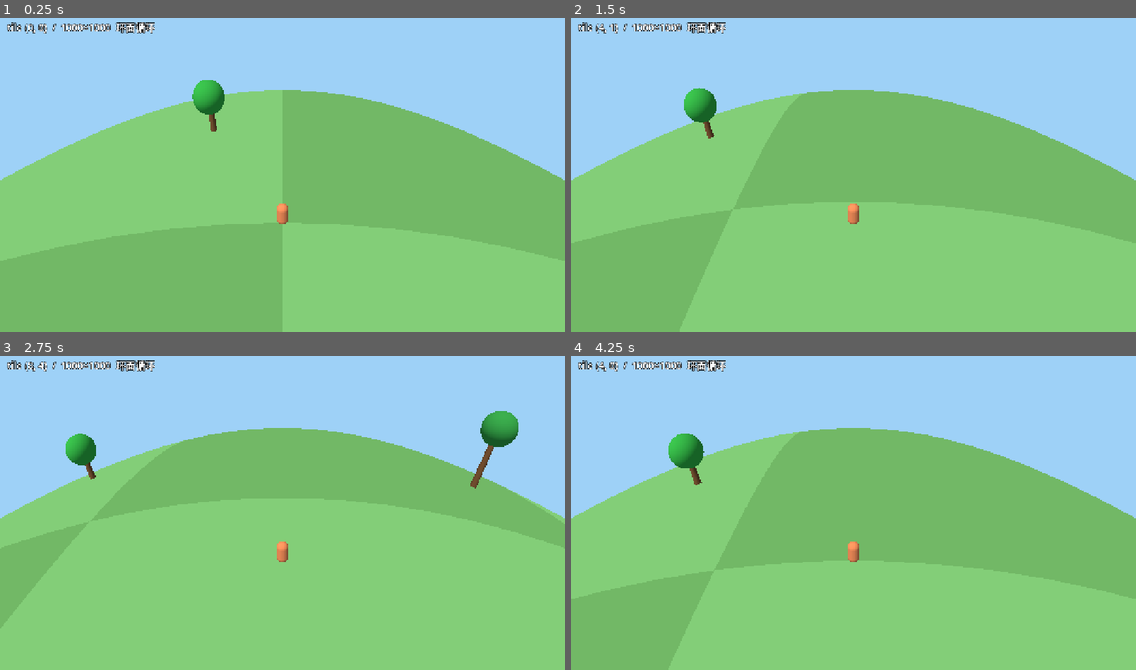
Above: before the commit, frames 1-4 (two rows, left to right).
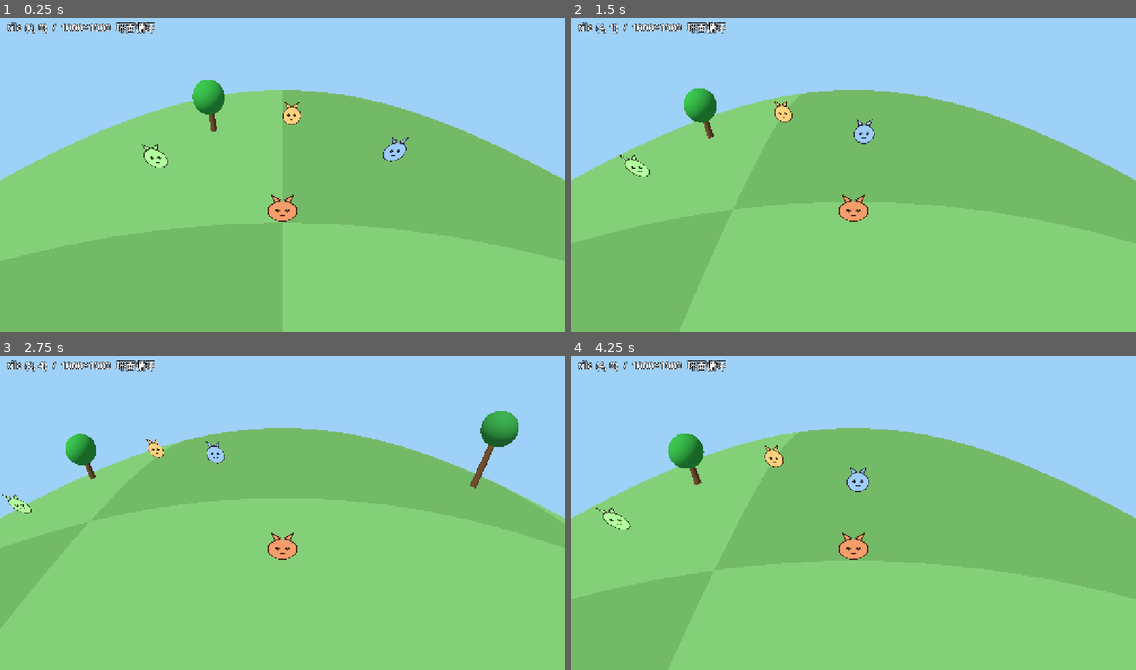
Above: after the commit, the same moments.

Repository: hoveychen/maliang
Game: Godot game, scene res://main.tscn
The game is run twice, just before and just after one commit, with the same random seed, the same clock (stepped at 60 frames per second) and the same inputs.
Inputs (mouse positions are in pixels of both pictures, inside the frame that each line leads up to):
- Up to frame 1 (0.25 s): no input
- Up to frame 2 (1.5 s): tap Enter at 0.5 s; move the mouse to (977, 156) at 0.52 s; hold Right (ui_right) 0.53-1.28 s; click (977, 156) at 0.67 s; move the mouse to (740, 187) at 1.27 s; hold Down (ui_down) from 1.28 s (still down); click (740, 187) at 1.42 s
- Up to frame 3 (2.75 s): move the mouse to (339, 440) at 2.02 s; release Down (ui_down) at 2.03 s; hold Right (ui_right) from 2.03 s (still down); click (339, 440) at 2.17 s
- Up to frame 4 (4.25 s): move the mouse to (825, 575) at 2.77 s; release Right (ui_right) at 2.78 s; hold Up (ui_up) 2.78-3.53 s; click (825, 575) at 2.92 s; move the mouse to (1023, 560) at 3.52 s; hold Left (ui_left) from 3.53 s (still down); click (1023, 560) at 3.67 s

The runs differ from the first frame. In frame 1, 0.9% of the frame differs, in the area x 25-73%, y 26-66%; in frame 2, 0.8%; in frame 3, 0.7%; in frame 4, 0.9%.

Commit message:
feat(demo): P5 HD-2D paper characters + tap-to-interact with ear icon

Diff:
--- /dev/null
+++ b/assets/critter.svg
@@ -0,0 +1,14 @@
+<svg xmlns="http://www.w3.org/2000/svg" width="128" height="160" viewBox="0 0 128 160">
+  <!-- 耳朵（白色，受 modulate 染色） -->
+  <path d="M40 42 L30 8 L60 32 Z" fill="#ffffff" stroke="#4a3a3a" stroke-width="4" stroke-linejoin="round"/>
+  <path d="M88 42 L98 8 L68 32 Z" fill="#ffffff" stroke="#4a3a3a" stroke-width="4" stroke-linejoin="round"/>
+  <!-- 身体 -->
+  <ellipse cx="64" cy="94" rx="48" ry="56" fill="#ffffff" stroke="#4a3a3a" stroke-width="4"/>
+  <!-- 眼睛（黑色，modulate 后仍为深色） -->
+  <circle cx="48" cy="88" r="8" fill="#2a2424"/>
+  <circle cx="80" cy="88" r="8" fill="#2a2424"/>
+  <circle cx="50" cy="85" r="2.5" fill="#ffffff"/>
+  <circle cx="82" cy="85" r="2.5" fill="#ffffff"/>
+  <!-- 嘴 -->
+  <path d="M54 112 q10 9 20 0" stroke="#4a3a3a" stroke-width="4" fill="none" stroke-linecap="round"/>
+</svg>
--- /dev/null
+++ b/assets/ear.svg
@@ -0,0 +1,9 @@
+<svg xmlns="http://www.w3.org/2000/svg" width="96" height="96" viewBox="0 0 96 96">
+  <circle cx="48" cy="48" r="44" fill="#ffe07a" stroke="#c79a2e" stroke-width="4"/>
+  <!-- 耳朵轮廓 -->
+  <path d="M40 30 q18 -8 22 12 q3 14 -8 20 q-6 4 -6 12" fill="none" stroke="#7a4a2a" stroke-width="6" stroke-linecap="round"/>
+  <circle cx="44" cy="46" r="5" fill="#7a4a2a"/>
+  <!-- 声波 -->
+  <path d="M66 32 q9 16 0 32" fill="none" stroke="#e8742a" stroke-width="5" stroke-linecap="round"/>
+  <path d="M75 26 q13 22 0 44" fill="none" stroke="#e8742a" stroke-width="5" stroke-linecap="round"/>
+</svg>
--- /dev/null
+++ b/scripts/paper_character.gd
@@ -0,0 +1,18 @@
+class_name PaperCharacter
+extends Sprite3D
+## HD-2D 纸片角色：3D 世界里的 2D 立绘，绕 Y 轴朝向相机。
+
+var char_name: String = "小伙伴"
+
+func setup(tex: Texture2D, color: Color, cname: String) -> void:
+	texture = tex
+	modulate = color
+	char_name = cname
+	billboard = BaseMaterial3D.BILLBOARD_FIXED_Y
+	pixel_size = 0.02
+	shaded = false
+	double_sided = true
+	alpha_cut = SpriteBase3D.ALPHA_CUT_DISCARD
+	texture_filter = BaseMaterial3D.TEXTURE_FILTER_LINEAR
+	# 把锚点移到脚底：纹理高 160 → 上移半高，使底边落在节点原点
+	offset = Vector2(0.0, 80.0)
--- a/scripts/world.gd
+++ b/scripts/world.gd
@@ -1,27 +1,38 @@
 extends Node3D
-## Demo 世界控制器。
-## 浮动原点模型：玩家视觉固定在渲染原点 (0,0,0)，世界相对玩家滚动，
-## 玩家的「逻辑坐标」(player_logical, XZ 世界单位) 用 WorldGrid 取模 wrap，
-## 因此越过 GRID 边界时无跳变——平铺环面数据做无缝循环的关键。
-## P2：坐标系统 + 地标柱子证明无缝 wrap + 调试标签。
+## Demo 世界控制器（P5）。
+## 浮动原点 + chunk streaming + world-bending + HD-2D 纸片角色 + 点击进交互模式。
+## 逻辑/数据是纯平铺环面；弯曲只在渲染。角色精灵不走 shader，改用 CPU 复算
+## 弯曲量、沿相机上方向落到弯曲地表（曲面世界放置物体的通用解法）。
 
 const PLAYER_SPEED := 12.0
 const CAM_OFFSET := Vector3(0.0, 15.0, 13.0)
+const PICK_RADIUS_PX := 80.0
 
-## 玩家在环面世界上的逻辑坐标（世界单位，Vector2(x, z)）。
 var player_logical := Vector2.ZERO
-
 var camera: Camera3D
 var chunk_manager: ChunkManager
 var coord_label: Label
+var banner: Label
+
+var critter_tex: Texture2D
+var ear_tex: Texture2D
+var player_char: PaperCharacter
+var npcs: Array = []              ## [{ node:PaperCharacter, logical:Vector2 }]
+var selected: PaperCharacter = null
+var ear_icon: Sprite3D
+var _cam_up := Vector3.UP         ## 相机上方向（固定），弯曲补偿用
 
 func _ready() -> void:
+	critter_tex = load("res://assets/critter.svg")
+	ear_tex = load("res://assets/ear.svg")
 	_setup_environment()
 	chunk_manager = ChunkManager.new()
 	chunk_manager.name = "ChunkManager"
 	add_child(chunk_manager)
+	_setup_camera()
 	_setup_player()
-	_setup_camera()
+	_setup_npcs()
+	_setup_ear()
 	_setup_hud()
 
 func _setup_environment() -> void:
@@ -29,7 +40,7 @@
 	light.name = "Sun"
 	light.rotation_degrees = Vector3(-55.0, -40.0, 0.0)
 	light.light_energy = 1.15
-	light.shadow_enabled = false  # 弯曲后阴影投影会错位，改用 P5 的假地面阴影
+	light.shadow_enabled = false  # 弯曲后阴影投影会错位
 	add_child(light)
 
 	var we := WorldEnvironment.new()
@@ -38,20 +49,9 @@
 	env.background_color = Color(0.62, 0.82, 0.97)
 	env.ambient_light_source = Environment.AMBIENT_SOURCE_COLOR
 	env.ambient_light_color = Color(0.72, 0.78, 0.85)
-	env.ambient_light_energy = 0.55
+	env.ambient_light_energy = 0.6
 	we.environment = env
 	add_child(we)
-
-func _setup_player() -> void:
-	var body := MeshInstance3D.new()
-	body.name = "Player"
-	var caps := CapsuleMesh.new()
-	caps.radius = 0.4
-	caps.height = 1.6
-	body.mesh = caps
-	body.position = Vector3(0.0, 0.8, 0.0)  ## 固定在渲染原点
-	body.material_override = BendMat.make(Color(0.92, 0.52, 0.32))
-	add_child(body)
 
 func _setup_camera() -> void:
 	camera = Camera3D.new()
@@ -61,17 +61,61 @@
 	add_child(camera)
 	camera.global_position = CAM_OFFSET
 	camera.look_at(Vector3(0.0, 1.0, 0.0), Vector3.UP)
+	_cam_up = camera.global_transform.basis.y
+
+func _setup_player() -> void:
+	player_char = PaperCharacter.new()
+	add_child(player_char)
+	player_char.setup(critter_tex, Color(0.96, 0.62, 0.42), "你")
+	_place_on_bent_ground(player_char, Vector3.ZERO)
+
+func _setup_npcs() -> void:
+	var defs := [
+		{ "logical": Vector2(10.0, -10.0), "color": Color(0.62, 0.80, 1.0), "name": "小蓝" },
+		{ "logical": Vector2(-11.0, -9.0), "color": Color(0.70, 1.0, 0.62), "name": "小绿" },
+		{ "logical": Vector2(1.0, -18.0), "color": Color(1.0, 0.82, 0.5), "name": "小黄" },
+	]
+	for d in defs:
+		var npc := PaperCharacter.new()
+		add_child(npc)
+		npc.setup(critter_tex, d["color"], d["name"])
+		npcs.append({ "node": npc, "logical": d["logical"] })
+
+func _setup_ear() -> void:
+	ear_icon = Sprite3D.new()
+	ear_icon.texture = ear_tex
+	ear_icon.billboard = BaseMaterial3D.BILLBOARD_FIXED_Y
+	ear_icon.pixel_size = 0.02
+	ear_icon.shaded = false
+	ear_icon.alpha_cut = SpriteBase3D.ALPHA_CUT_DISCARD
+	ear_icon.texture_filter = BaseMaterial3D.TEXTURE_FILTER_LINEAR
+	ear_icon.visible = false
+	add_child(ear_icon)
 
 func _setup_hud() -> void:
 	var layer := CanvasLayer.new()
 	add_child(layer)
+
 	coord_label = Label.new()
 	coord_label.position = Vector2(16.0, 12.0)
-	coord_label.add_theme_font_size_override("font_size", 22)
-	coord_label.add_theme_color_override("font_color", Color.WHITE)
-	coord_label.add_theme_color_override("font_outline_color", Color.BLACK)
-	coord_label.add_theme_constant_override("outline_size", 6)
+	_style_label(coord_label, 22)
 	layer.add_child(coord_label)
+
+	banner = Label.new()
+	banner.set_anchors_preset(Control.PRESET_BOTTOM_WIDE)
+	banner.offset_top = -96.0
+	banner.offset_bottom = -36.0
+	banner.horizontal_alignment = HORIZONTAL_ALIGNMENT_CENTER
+	banner.vertical_alignment = VERTICAL_ALIGNMENT_CENTER
+	_style_label(banner, 28)
+	banner.visible = false
+	layer.add_child(banner)
+
+func _style_label(l: Label, size: int) -> void:
+	l.add_theme_font_size_override("font_size", size)
+	l.add_theme_color_override("font_color", Color.WHITE)
+	l.add_theme_color_override("font_outline_color", Color.BLACK)
+	l.add_theme_constant_override("outline_size", 6)
 
 func _physics_process(delta: float) -> void:
 	var input := Input.get_vector("ui_left", "ui_right", "ui_up", "ui_down")
@@ -80,10 +124,68 @@
 
 func _process(_delta: float) -> void:
 	chunk_manager.update(player_logical)
+	_place_on_bent_ground(player_char, Vector3.ZERO)
+	_reposition_npcs()
+	_update_ear()
 	_update_hud()
 
+func _reposition_npcs() -> void:
+	for n in npcs:
+		var d: Vector2 = WorldGrid.shortest_delta(player_logical, n["logical"])
+		_place_on_bent_ground(n["node"], Vector3(d.x, 0.0, d.y))
+
+## 把节点放到「弯曲后」的地表位置：先算视图空间弯曲下沉量，再沿相机上方向补偿。
+func _place_on_bent_ground(node: Node3D, base_world: Vector3) -> void:
+	var vp := camera.global_transform.affine_inverse() * base_world
+	var drop := BendMat.CURVATURE * (vp.x * vp.x + vp.z * vp.z)
+	node.global_position = base_world - _cam_up * drop
+
+func _update_ear() -> void:
+	if selected != null and is_instance_valid(selected):
+		ear_icon.visible = true
+		ear_icon.global_position = selected.global_position + Vector3(0.0, 3.6, 0.0)
+	else:
+		ear_icon.visible = false
+
 func _update_hud() -> void:
-	if coord_label == null:
-		return
 	var t := WorldGrid.to_tile(player_logical)
 	coord_label.text = "tile (%d, %d)  /  %d×%d  环面循环" % [t.x, t.y, WorldGrid.GRID_TILES, WorldGrid.GRID_TILES]
+
+func _unhandled_input(event: InputEvent) -> void:
+	var p := Vector2.INF
+	if event is InputEventMouseButton and event.pressed and event.button_index == MOUSE_BUTTON_LEFT:
+		p = event.position
+	elif event is InputEventScreenTouch and event.pressed:
+		p = event.position
+	if p == Vector2.INF:
+		return
+	var hit := _pick_npc(p)
+	if hit != null:
+		_enter_interaction(hit)
+	else:
+		_exit_interaction()
+
+## 屏幕空间拾取：精灵未弯曲，其屏幕位置 = unproject(实际渲染坐标)，与点击对比。
+func _pick_npc(screen_pos: Vector2) -> PaperCharacter:
+	var best: PaperCharacter = null
+	var best_d := PICK_RADIUS_PX
+	for n in npcs:
+		var node: PaperCharacter = n["node"]
+		var wp := node.global_position + Vector3(0.0, 1.6, 0.0)
+		if camera.is_position_behind(wp):
+			continue
+		var sp := camera.unproject_position(wp)
+		var dd := screen_pos.distance_to(sp)
+		if dd < best_d:
+			best_d = dd
+			best = node
+	return best
+
+func _enter_interaction(npc: PaperCharacter) -> void:
+	selected = npc
+	banner.text = "正在聆听 %s …    点一下开始说话  ·  点空白处退出" % npc.char_name
+	banner.visible = true
+
+func _exit_interaction() -> void:
+	selected = null
+	banner.visible = false
--- a/tools/shoot.gd
+++ b/tools/shoot.gd
@@ -25,6 +25,20 @@
 	# 注入一个目标逻辑坐标，让 chunk/wrap 体现出来
 	if _frames == 5 and _world != null and (_mx != 0.0 or _mz != 0.0):
 		_world.player_logical = WorldGrid.wrap_pos(Vector2(_mx, _mz))
+	# 合成一次点击，命中第一个 NPC，验证拾取 + 进交互模式
+	if _frames == 10 and OS.get_environment("SHOT_TAP") == "1" and _world != null:
+		var npc = _world.npcs[0]["node"]
+		var sp: Vector2 = _world.camera.unproject_position(npc.global_position + Vector3(0, 1.6, 0))
+		var ev := InputEventScreenTouch.new()
+		ev.index = 0
+		ev.pressed = true
+		ev.position = sp
+		get_root().push_input(ev)
+	if _frames == 14 and OS.get_environment("SHOT_TAP") == "1" and _world != null:
+		if _world.selected != null:
+			printerr("SELECTED=%s EAR_VISIBLE=%s" % [_world.selected.char_name, str(_world.ear_icon.visible)])
+		else:
+			printerr("SELECTED=<none>")
 	if _frames == _shoot_at:
 		var img := get_root().get_viewport().get_texture().get_image()
 		img.save_png("res://_%s.png" % _name)
Not shown, added: assets/critter.svg.import
Not shown, added: assets/ear.svg.import
Not shown, added: scripts/paper_character.gd.uid
